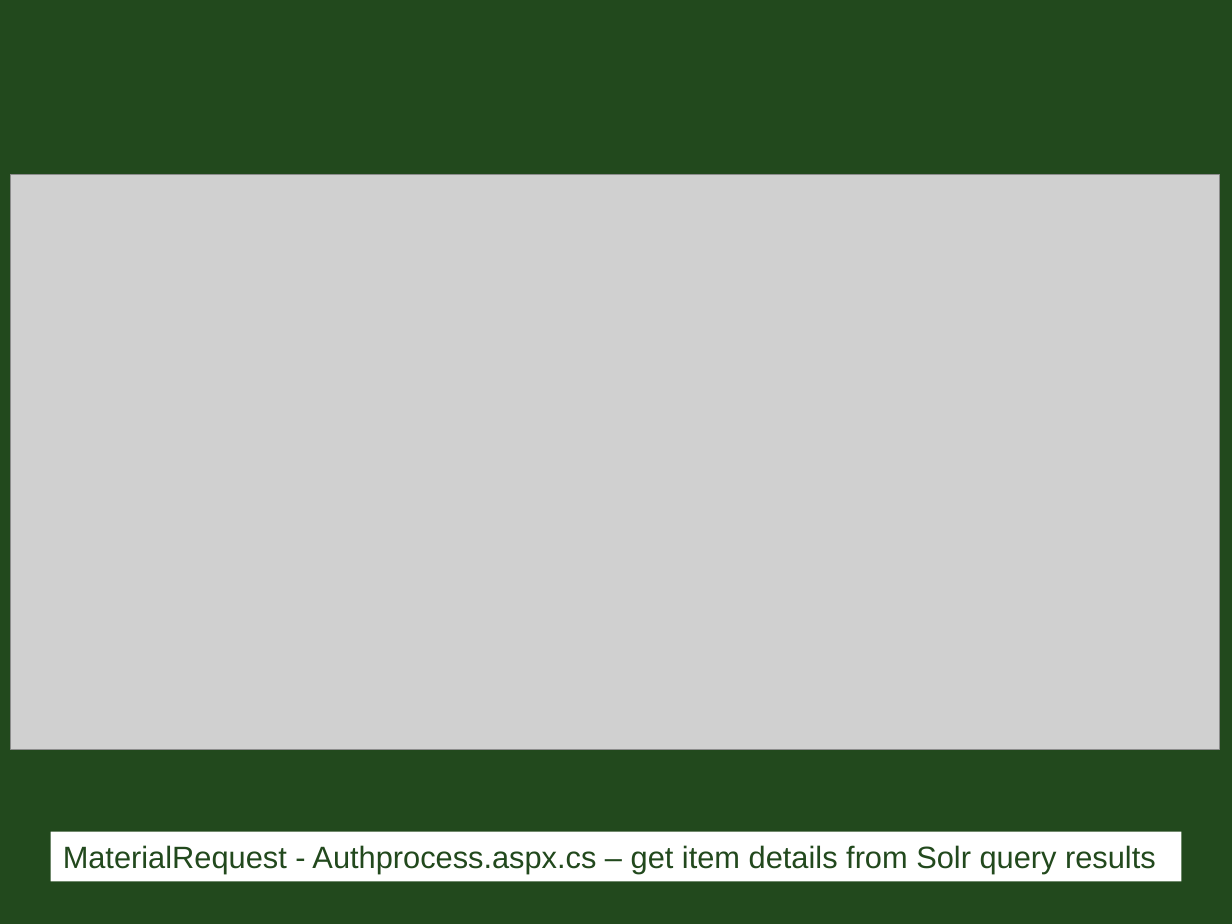
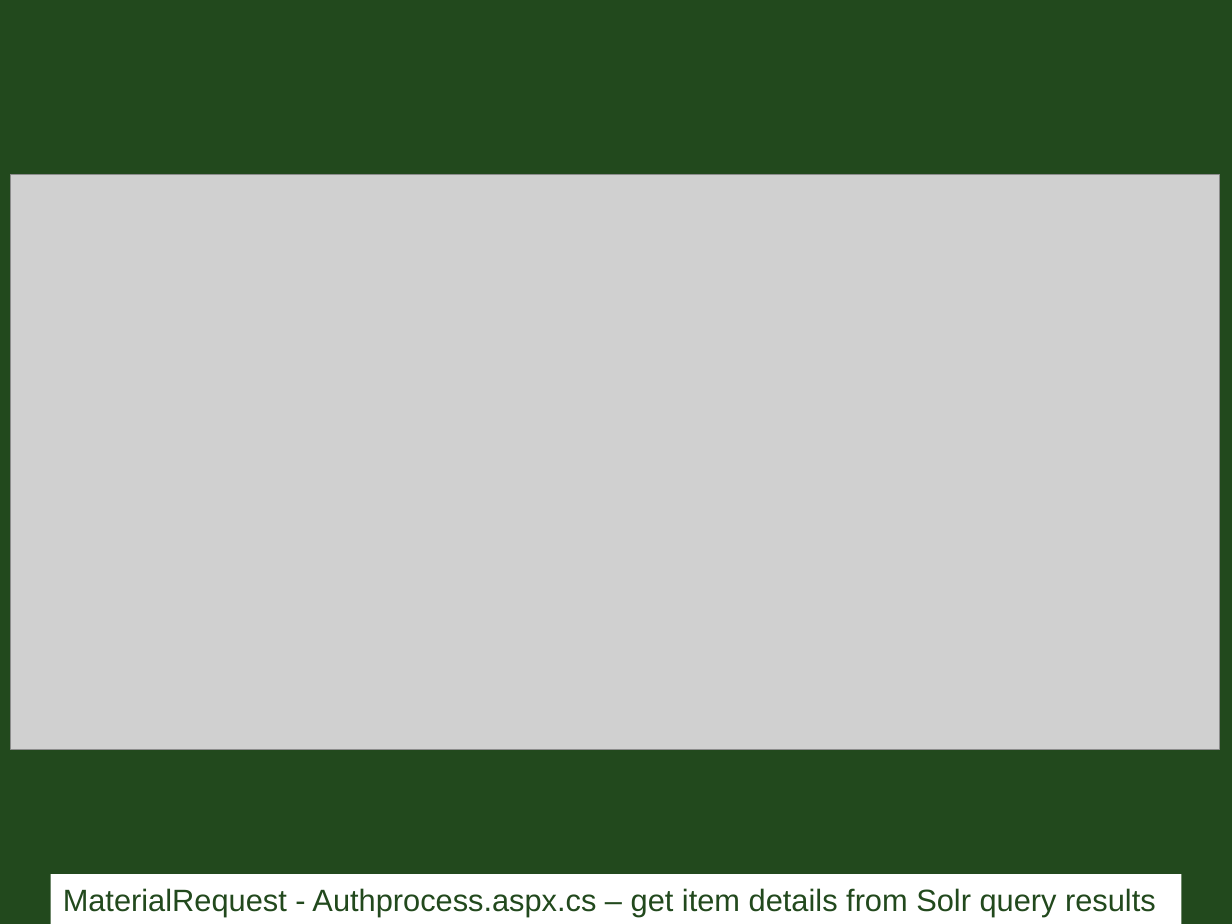
Before and after one commit to gregvogl/MaterialRequest, a slide deck: slide 21 of CSU-library-material-request.pptx. Drawn at 1232x924 pixels with LibreOffice and Linux fonts; fonts in the diff are those of the drawing; grey boxes stand for pictures. Boxes give left, top, right and bottom in pixels: in the first picture for what was removed or moved away, otherwise in the second. Text is boxed around its words. In the diff, an @@ line names an element or a change of style, - is before the commit and + after.

```diff
--- a/CSU-library-material-request.pptx
+++ b/CSU-library-material-request.pptx
@@ rectangle "MaterialRequest - Authprocess.aspx.cs – get ...": place and size @@
-rectangle "MaterialRequest - Authprocess.aspx.cs – get ..." at box(51, 832, 1181, 881)
+rectangle "MaterialRequest - Authprocess.aspx.cs – get ..." at box(51, 875, 1181, 924)
```
Also in this commit, not shown: 13 other slides changed.
